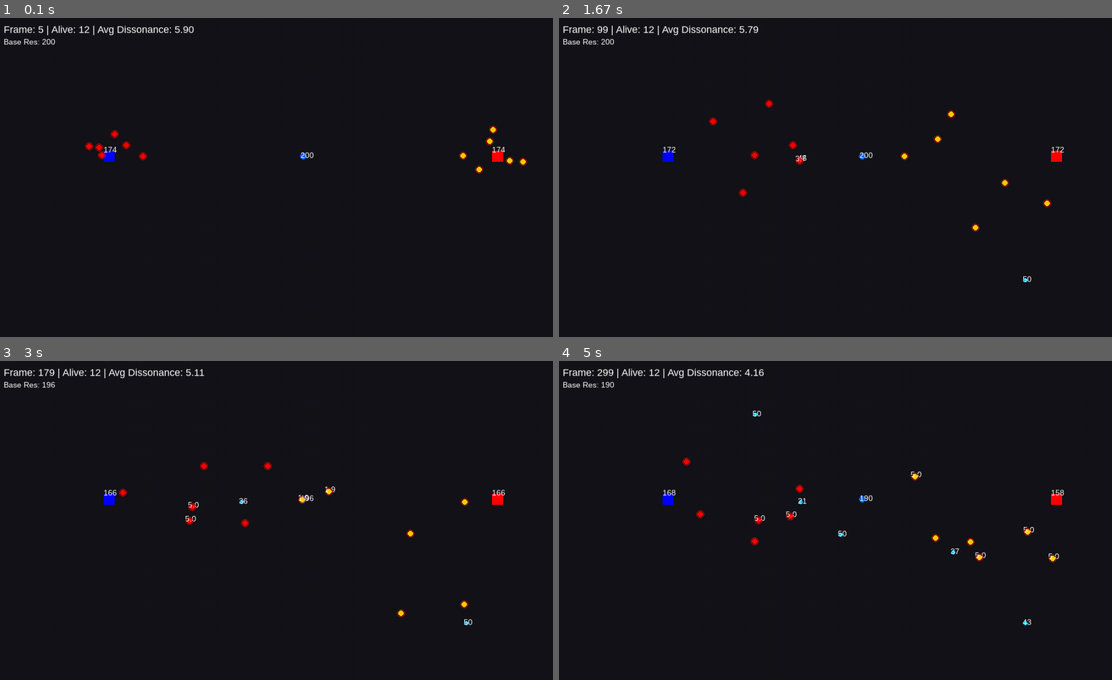
Above: before the commit, frames 1-4 (two rows, left to right).
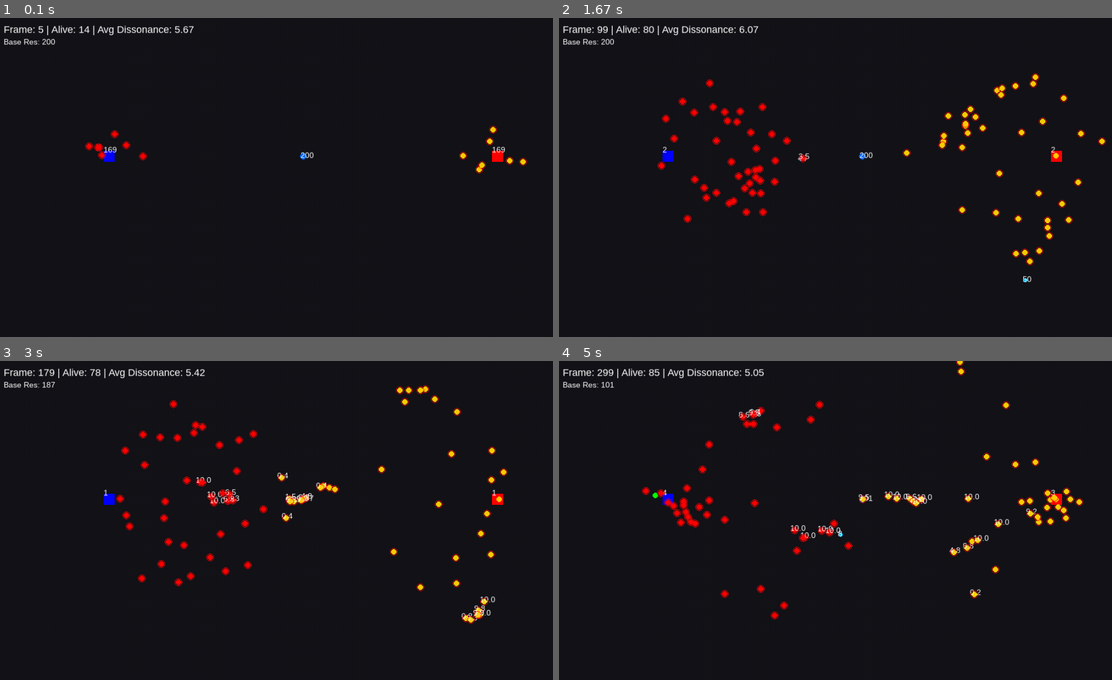
Above: after the commit, the same moments.

Repository: Christophe-RCC/manifeste-mrcc-conscience-dissonance-systeme
Game: pygame game, started from Code-python/Emergent_behavior_via_physics_V1_pygame.py
Two runs of this game, one before a commit and one after it. Both use one fixed random seed, a clock stepped at 60 frames per second and the inputs below.
Inputs:
- Up to frame 1 (0.1 s): no input
- Up to frame 2 (1.67 s): no input
- Up to frame 3 (3 s): no input
- Up to frame 4 (5 s): no input

The runs differ from the first frame. In frame 1, 0.1% of the frame differs, in the area x 15-92%, y 2-48%; in frame 2, 2.6%; in frame 3, 2.7%; in frame 4, 2.9%, in the area x 8-95%, y 0-84%.

Commit message:
Update Emergent_behavior_via_physics_V1_pygame.py

Diff:
--- a/Code-python/Emergent_behavior_via_physics_V1_pygame.py
+++ b/Code-python/Emergent_behavior_via_physics_V1_pygame.py
@@ -34,16 +34,16 @@
 METABOLIC_COST = 0.03             # Coût énergétique de base (maintenance vitale)
 HUNGER_PENALTY = 6.0              # Pénalité de dissonance liée à la faim
 OVERLOAD_POWER = 3.0              # Puissance de la surcharge (effet non-linéaire de saturation)
-OVERLOAD_BASE = 5.0               # Capacité maximale de l'inventaire (seuil de saturation)
-CONFLICT_RISK = 1.1               # Coefficient de risque perçu en combat (force répulsive)
+OVERLOAD_BASE = 10.0               # Capacité maximale de l'inventaire (seuil de saturation)
+CONFLICT_RISK = 1.3               # Coefficient de risque perçu en combat (force répulsive)
 CONFLICT_GAIN = 1.1               # Coefficient de gain potentiel en combat (motivation à attaquer)
 COUPLING_STRENGTH = 6.0           # Force de lien empathique vers sa propre base
 STORAGE_BENEFIT = 10.0            # Réduction de dissonance (joie) au dépôt de ressources
 RESOURCE_COST_GENERATION = 5.0    # Coût en ressources pour créer un nouvel agent
 RESOURCE_DEPLETION_RATE_BASE = 0.02 # Taux de dégradation naturelle des ressources de la base
-MAX_AGENTS_PER_BASE = 6           # Nombre maximal d'agents supportés par une base
-RESOURCE_SPAWN_RATE = 0.05        # Probabilité d'apparition d'une nouvelle ressource secondaire
-MAX_SUB_RESOURCES = 8             # Nombre maximum de ressources secondaires actives
+MAX_AGENTS_PER_BASE = 100           # Nombre maximal d'agents supportés par une base
+RESOURCE_SPAWN_RATE = 0.1        # Probabilité d'apparition d'une nouvelle ressource secondaire
+MAX_SUB_RESOURCES = 50             # Nombre maximum de ressources secondaires actives
 D_THRESHOLD = 0.5                 # Seuil de dissonance critique (bascule en mode survie)
 MEMORY_DECAY = 0.1                # Taux d'effacement des traces de la mémoire collective
 COLLECTIVE_THRESHOLD = 0.3        # Seuil pour activer les effets de mémoire de groupe
